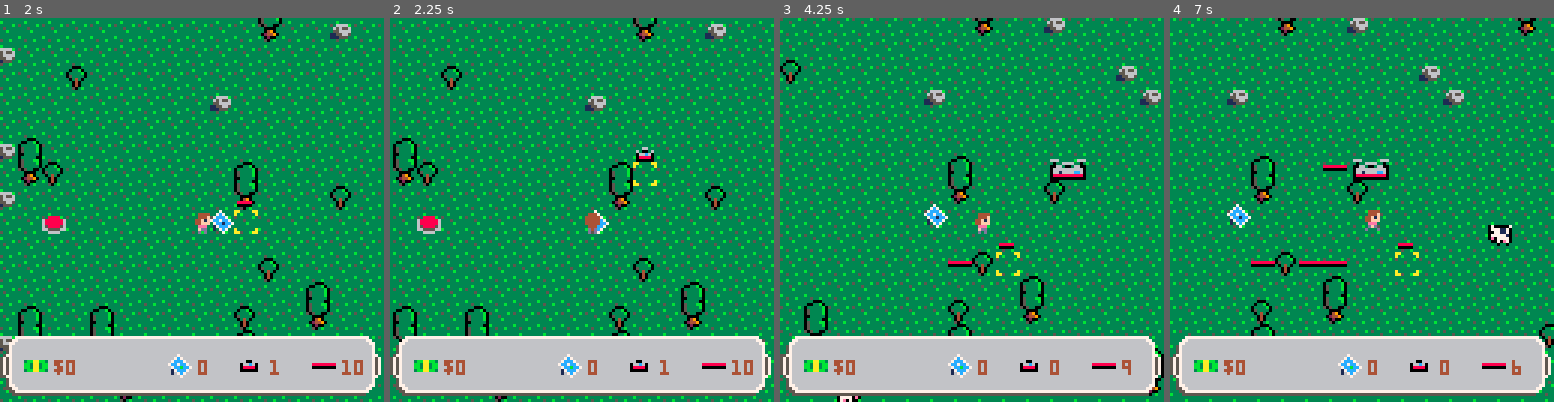
Above: before the commit, frames 1-4 (left to right).
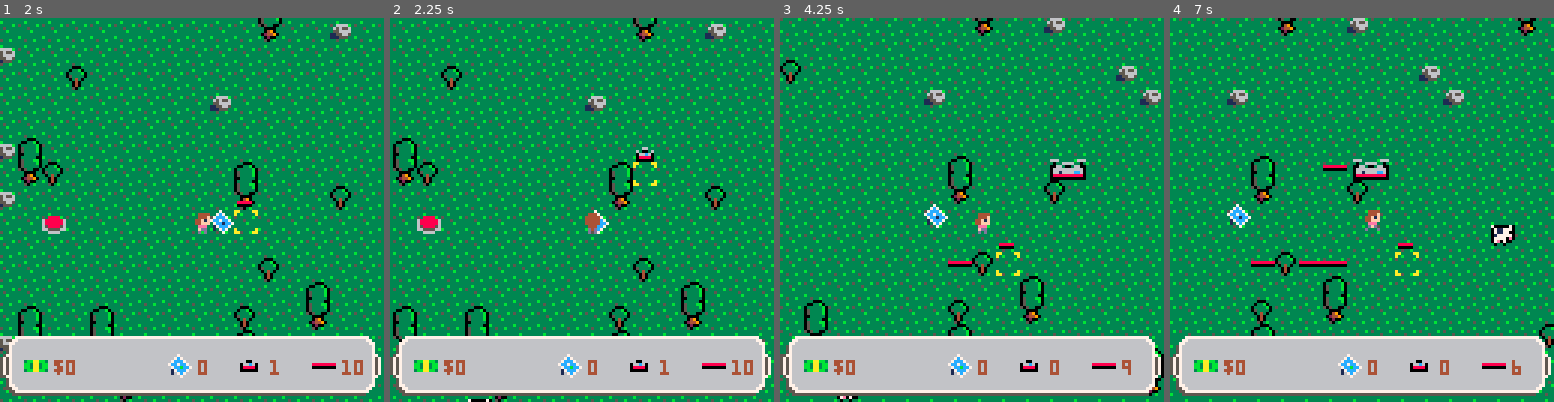
Above: after the commit, the same moments.

Repository: sargon2/pico8
Game: PICO-8 cartridge mine/solar_sally/solar_sally.p8
The game is run twice, just before and just after one commit, with the same random seed, the same clock (stepped at 60 frames per second) and the same inputs.
Inputs (mouse positions are in pixels of both pictures, inside the frame that each line leads up to):
- Up to frame 1 (2 s): tap X (X key) at 0.33, 1.07, 1.85 s; click (280, 121) at 0.67 s; tap O (Z key) at 0.7, 1.7 s; click (46, 267) at 1.22 s; hold Right from 1.6 s (still down); click (107, 114) at 1.77 s
- Up to frame 2 (2.25 s): release Right at 2.1 s; tap O (Z key) at 2.1 s; hold Up from 2.15 s (still down)
- Up to frame 3 (4.25 s): click (952, 259) at 2.32 s; release Up at 2.42 s; hold Right 2.47-3.03 s; tap O (Z key) every 0.4 s from 2.5 to 4.1 s; click (1014, 106) at 2.87 s; tap X (X key) at 2.97, 4.08 s; hold Left 3.08-3.58 s; click (1075, 256) at 3.42 s; hold Down 3.63-3.97 s; click (841, 102) at 3.97 s; hold Right from 4.02 s (still down)
- Up to frame 4 (7 s): tap O (Z key) every 0.4 s from 4.5 to 6.9 s; click (1292, 248) at 4.52 s; release Right at 4.68 s; hold Up 4.73-5.03 s; click (1354, 94) at 5.07 s; hold Left 5.08-5.68 s; tap X (X key) at 5.2, 6.32 s; click (1419, 244) at 5.62 s; hold Down 5.73-6.03 s; hold Right 6.08-6.58 s; click (1481, 90) at 6.17 s; hold Right from 6.63 s (still down); click (1246, 236) at 6.72 s

Frame 1 is identical in both runs. In frame 2, less than 0.1% of the frame differs, in the area x 20-27%, y 99-100%; in frame 3, less than 0.1%; in frame 4, 0.2%, in the area x 82-90%, y 53-60%.

Commit message:
Minor Circuits cleanup

Diff:
--- a/mine/solar_sally/solar_sally.lua
+++ b/mine/solar_sally/solar_sally.lua
@@ -23,8 +23,6 @@
             system.init()
         end
     end
-
-    Circuits.recalculate() -- TODO remove
 end
 
 function _draw()
--- a/mine/solar_sally/systems/Circuits.lua
+++ b/mine/solar_sally/systems/Circuits.lua
@@ -2,7 +2,7 @@
     name = "Circuits",
 }
 
-function Circuits.recalculate()
+function Circuits_recalculate()
     -- Panels provide power so really anything hooked up to a panel & wire should be powered, but
     -- for the purposes of determining if a panel is "powered" (that is, generating to the grid)
     -- it needs to be on a circuit that contains at least one transformer which is plugged into the central grid.
@@ -20,16 +20,16 @@
     -- 1. (later) Sally's house should be connected to "the grid"
     -- 1. implement above phases
 
-    PerfTimer.time("Circuits.recalculate() (only when editing)", function()
-        local grid_components, components = Circuits.get_connected_components()
+    PerfTimer.time("Circuits_recalculate() (only when editing)", function()
+        local grid_components, components = Circuits_get_connected_components()
 
-        Circuits.mark_powered_transformers(grid_components)
+        Circuits_mark_powered_transformers(grid_components)
 
-        Circuits.mark_powered_panels(components)
+        Circuits_mark_powered_panels(components)
     end)
 end
 
-function Circuits.mark_powered_panels(components)
+function Circuits_mark_powered_panels(components)
     Panels.clear_powered()
 
     local total_powered_panels = 0
@@ -104,7 +104,7 @@
     PanelCalculator.set_powered_panel_count(total_powered_panels)
 end
 
-function Circuits.mark_powered_transformers(grid_components)
+function Circuits_mark_powered_transformers(grid_components)
     Transformers.clear_powered()
 
     for component in all(grid_components) do
@@ -125,7 +125,7 @@
     end
 end
 
-function Circuits.get_connected_components()
+function Circuits_get_connected_components()
     -- both of these are components[ent_id][x] = {y1, y2, ...}
     local grid_components = {}
     local components = {}
--- a/mine/solar_sally/systems/Placement.lua
+++ b/mine/solar_sally/systems/Placement.lua
@@ -81,7 +81,7 @@
     Placement.is_removing = ent_id
     Placement.place_ent_id = ent_id
 
-    Circuits.recalculate() -- TODO this probably shouldn't live here
+    Circuits_recalculate() -- TODO this probably shouldn't live here
     Inventory.add(ent_id)
 end
 
@@ -98,7 +98,7 @@
         Locations_place_entity(ent_id, x, y)
     end
 
-    Circuits.recalculate() -- TODO this probably shouldn't live here
+    Circuits_recalculate() -- TODO this probably shouldn't live here
     if Inventory.get(ent_id) == 0 then
         -- That was our last one, rotate off it
         Placement.rotate_with_inventory_check()
